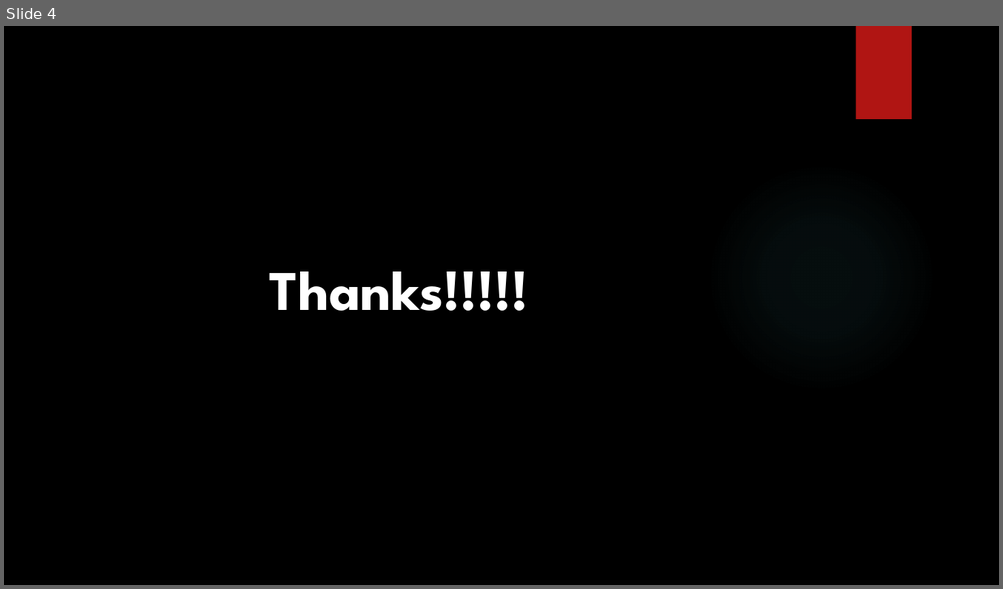
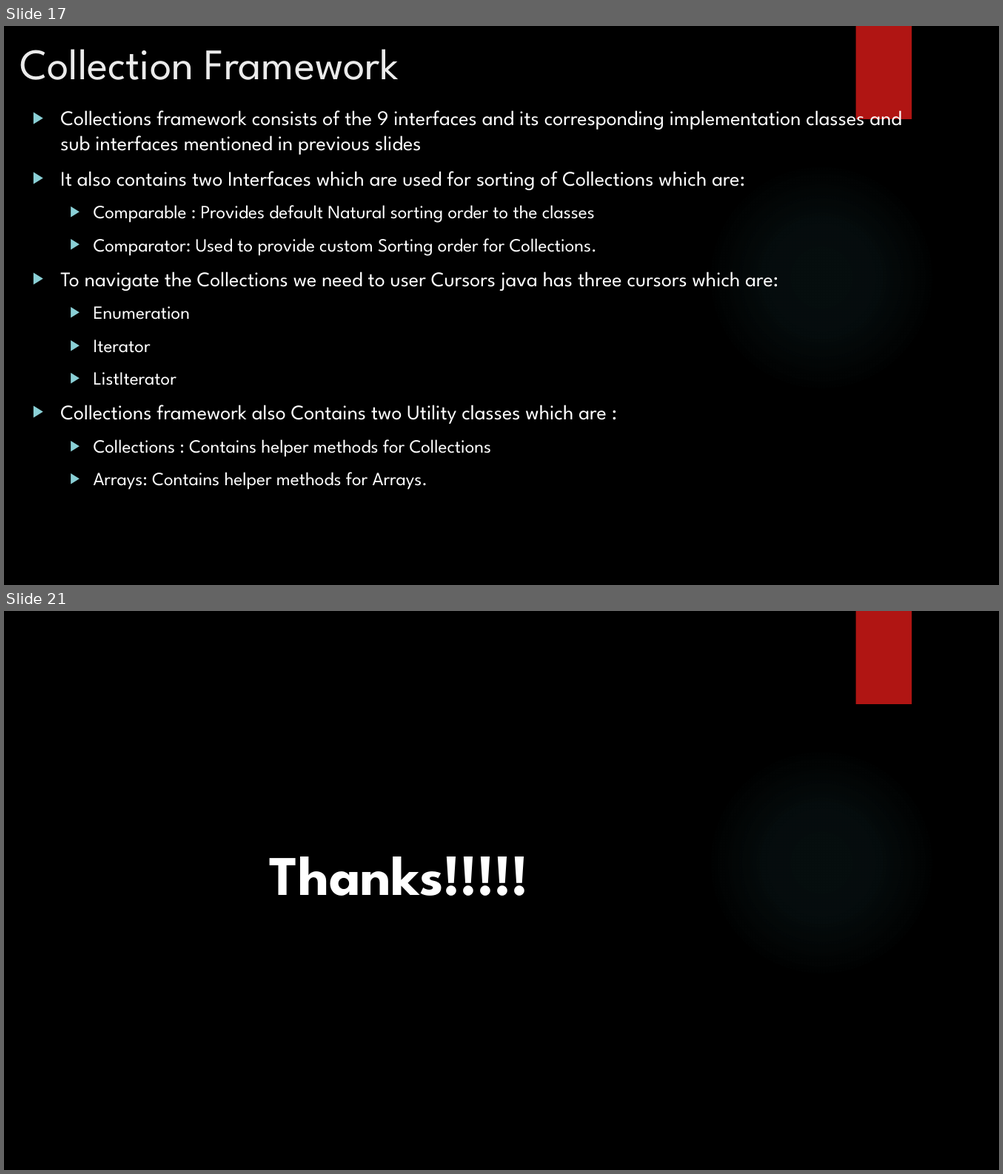
Before and after one commit to rudhrainfogain/java-collections, a slide deck: src/main/resources/JavaCollections.pptx. Shown one above the other, each under a label of ours: slide 4 before the commit, slides 17 and 21 after it; the slides between them are not shown. The pictures are 1003x589 and 1003x1174 pixels, drawn with LibreOffice and Linux fonts; fonts in the diff are those of the drawing; background and template pictures are left out. Boxes give left, top, right and bottom in pixels: in the first picture for what was removed or moved away, otherwise in the second. Text is boxed around its words. In the diff, an @@ line names an element or a change of style, - is before the commit and + after.

Commit message:
Detailed overview ofCollections framework

```diff
--- a/src/main/resources/JavaCollections.pptx
+++ b/src/main/resources/JavaCollections.pptx
@@ slide 17 added at (4, 26, 999, 585), background picture (left out); not listed: 2 template elements that a slide beside it also shows @@
@@ title added at (20, 49, 398, 80), 42 pt, text #EBEBEB @@
+Collection Framework
@@ text added at (60, 105, 902, 490), 20 pt, text #FFFFFF @@
+▶ Collections framework consists of the 9 interfaces and its corresponding implementation classes and sub interfaces mentioned in previous slides
+▶ It also contains two Interfaces which are used for sorting of Collections which are:
+  ▶ Comparable : Provides default Natural sorting order to the classes
+  ▶ Comparator: Used to provide custom Sorting order for Collections.
+▶ To navigate the Collections we need to user Cursors java has three cursors which are:
+  ▶ Enumeration
+  ▶ Iterator
+  ▶ ListIterator
+▶ Collections framework also Contains two Utility classes which are :
+  ▶ Collections : Contains helper methods for Collections
+  ▶ Arrays: Contains helper methods for Arrays.
@@ what was slide 4 is now slide 21 @@
```
Also in this commit, not shown: 16 other slides added.
